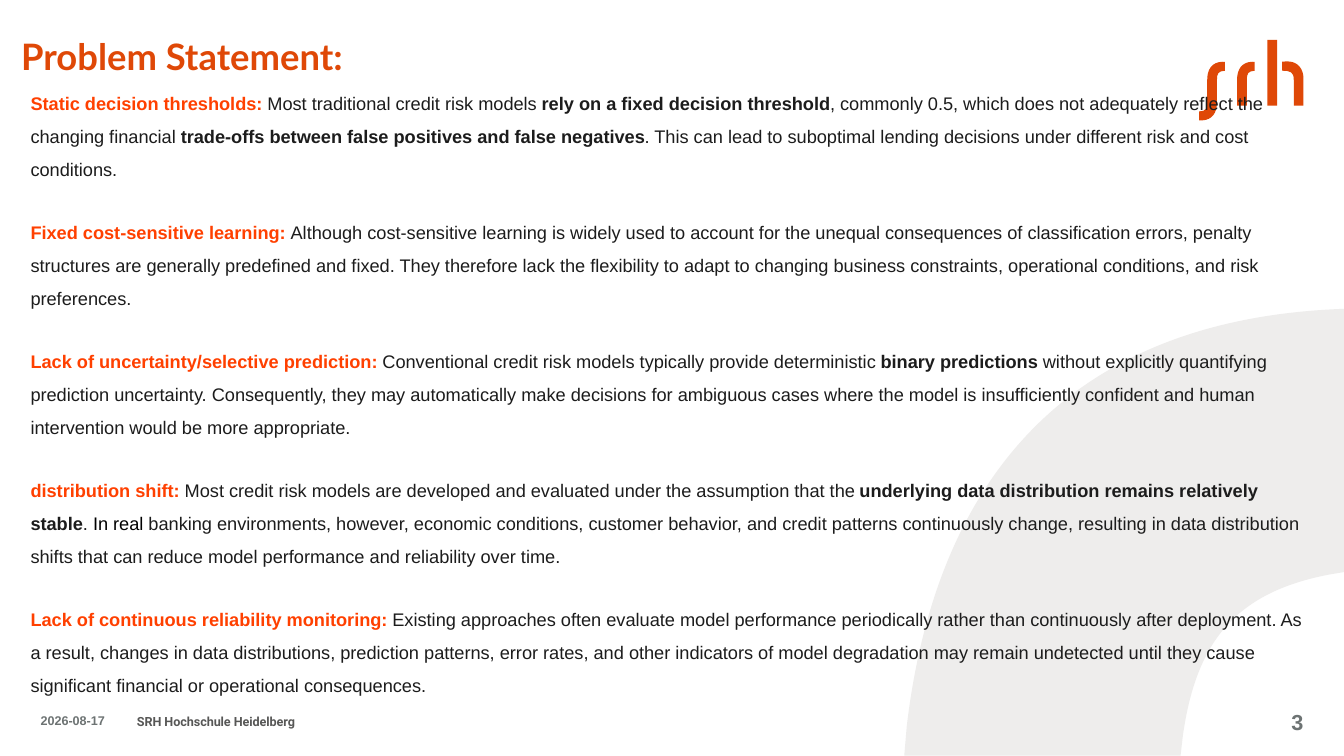
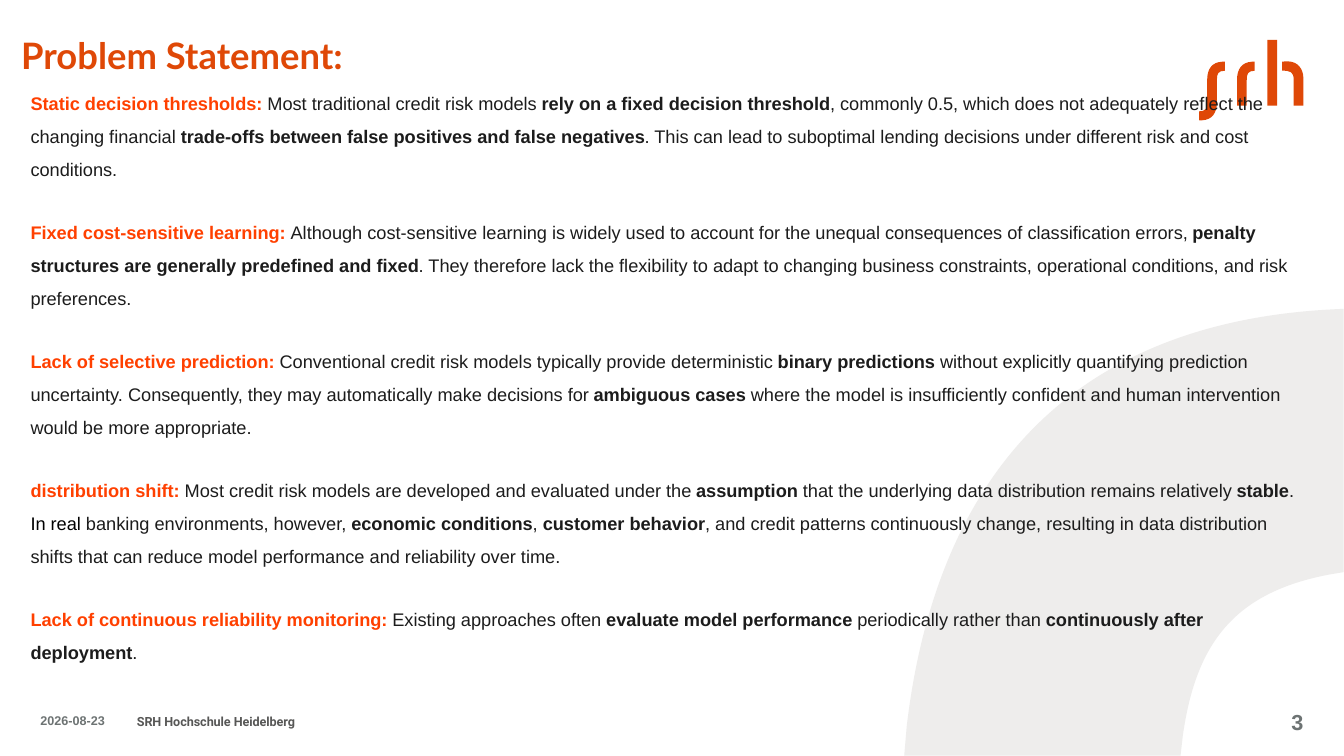
Before and after one commit to aminfeli/Thesis, a slide deck: slide 3 of 7-Presentation/presentation.pptx. Drawn at 1344x756 pixels with LibreOffice and Linux fonts; fonts in the diff are those of the drawing. Boxes give left, top, right and bottom in pixels: in the first picture for what was removed or moved away, otherwise in the second. Text is boxed around its words. In the diff, an @@ line names an element or a change of style, - is before the commit and + after.

```diff
--- a/7-Presentation/presentation.pptx
+++ b/7-Presentation/presentation.pptx
@@ text at (x1=31, y1=225, x2=1294, y2=567): bold on in "penalty structures are generally predefined and fixed.", "assumption economic conditions, customer behavior,"; bold off in "underlying data distribution remains relatively" @@
@@ freeform shape at (x1=904, y1=309, x2=1344, y2=755): outline redrawn @@
@@ text at (x1=31, y1=354, x2=1281, y2=438): text changed @@
-Lack of uncertainty/selective prediction: Conventional credit risk models typically provide deterministic binary predictions without explicitly quantifying prediction uncertainty. Consequently, they may automatically make decisions for ambiguous cases where the model is insufficiently confident and human intervention would be more appropriate.
+Lack of selective prediction: Conventional credit risk models typically provide deterministic binary predictions without explicitly quantifying prediction uncertainty. Consequently, they may automatically make decisions for ambiguous cases where the model is insufficiently confident and human intervention would be more appropriate.
@@ text at (x1=31, y1=612, x2=1203, y2=663): text changed; bold on @@
-Lack of continuous reliability monitoring: Existing approaches often evaluate model performance periodically rather than continuously after deployment. As a result, changes in data distributions, prediction patterns, error rates, and other indicators of model degradation may remain undetected until they cause significant financial or operational consequences.
+Lack of continuous reliability monitoring: Existing approaches often evaluate model performance periodically rather than continuously after deployment.
@@ text at (x1=40, y1=716, x2=104, y2=725): text changed @@
-2026-08-17
+2026-08-23
```
Also in this commit, not shown: 30 other slides changed, 2 slides added, 3 slides removed.
